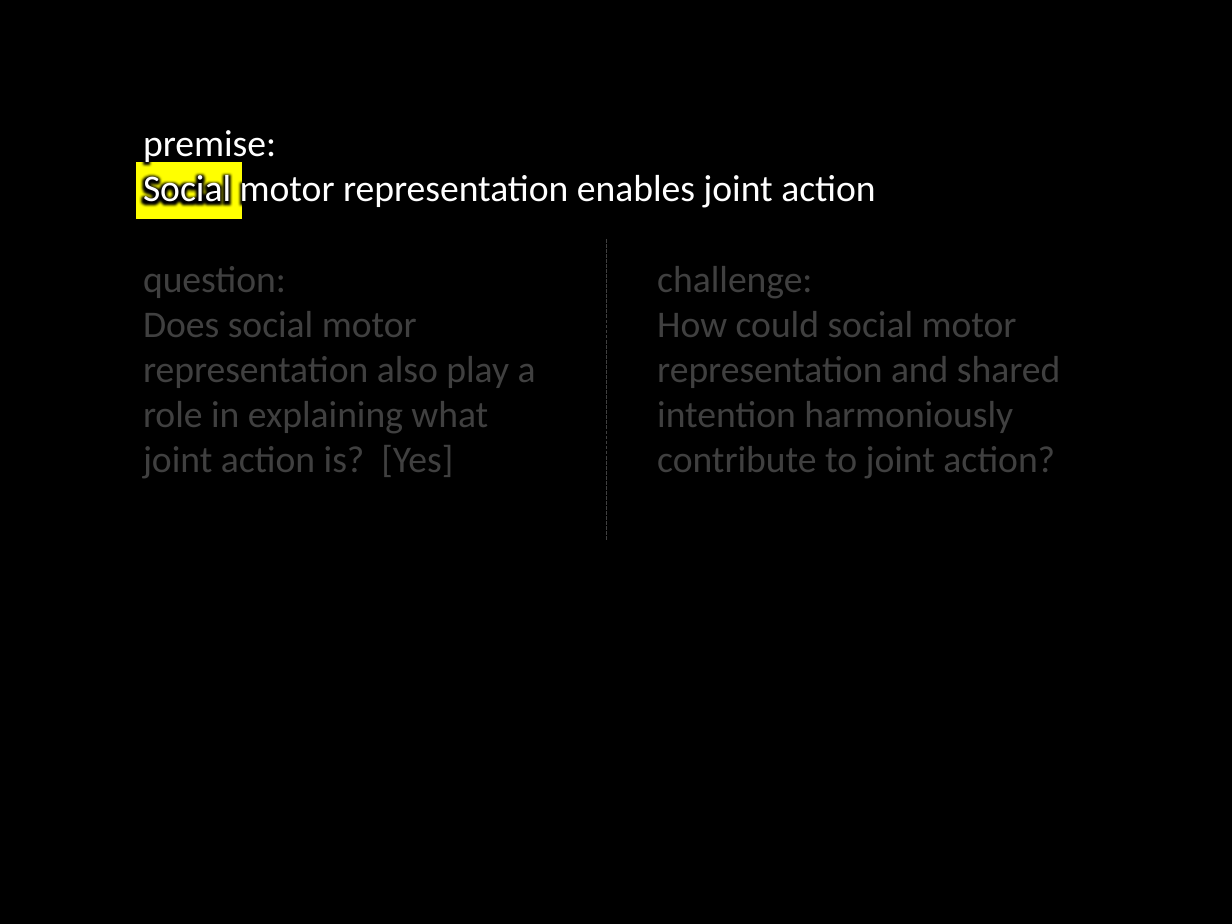
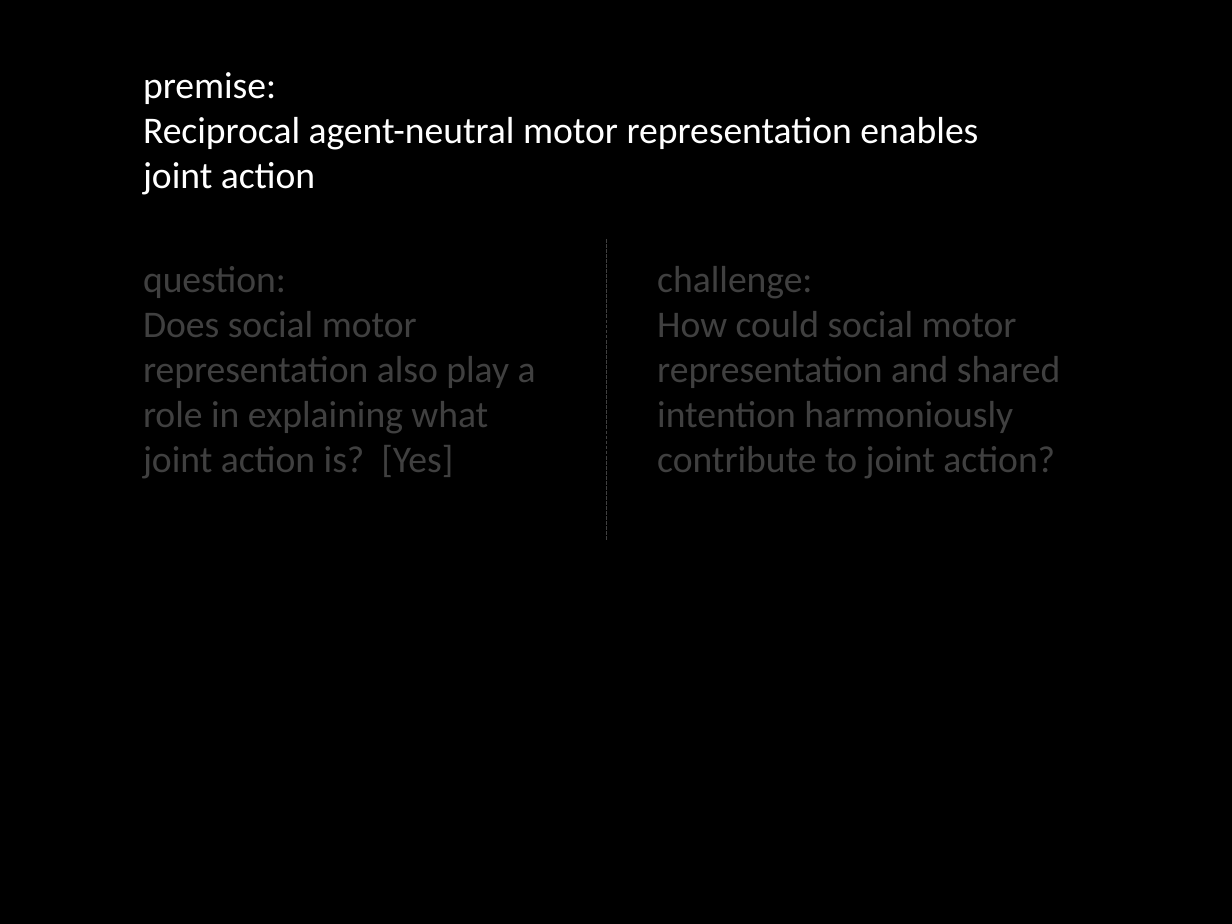
Before and after one commit to butterfill/writing, a slide deck: slide 10 of conf joint action --- sharing goals vs sharing intentions cambridge 2012 talk/intention and motor representation in joint action v2.pptx (slide 6 before the commit). Drawn at 1232x924 pixels with LibreOffice and Linux fonts; fonts in the diff are those of the drawing. Boxes give left, top, right and bottom in pixels: in the first picture for what was removed or moved away, otherwise in the second. Text is boxed around its words. In the diff, an @@ line names an element or a change of style, - is before the commit and + after.

```diff
--- a/conf joint action --- sharing goals vs sharing intentions cambridge 2012 talk/intention and motor representation in joint action v2.pptx
+++ b/conf joint action --- sharing goals vs sharing intentions cambridge 2012 talk/intention and motor representation in joint action v2.pptx
@@ text "premise:": place and size @@
-text "premise:" at [143, 130, 875, 211]
+text "premise:" at [143, 72, 978, 195]
@@ text at [143, 117, 978, 195]: text changed @@
-Social motor representation enables joint action
+Reciprocal agent-neutral motor representation enables joint action
@@ rectangle removed at [136, 161, 243, 219] @@
```
Also in this commit, not shown: 17 other slides changed, 8 slides added, 1 slide removed.
